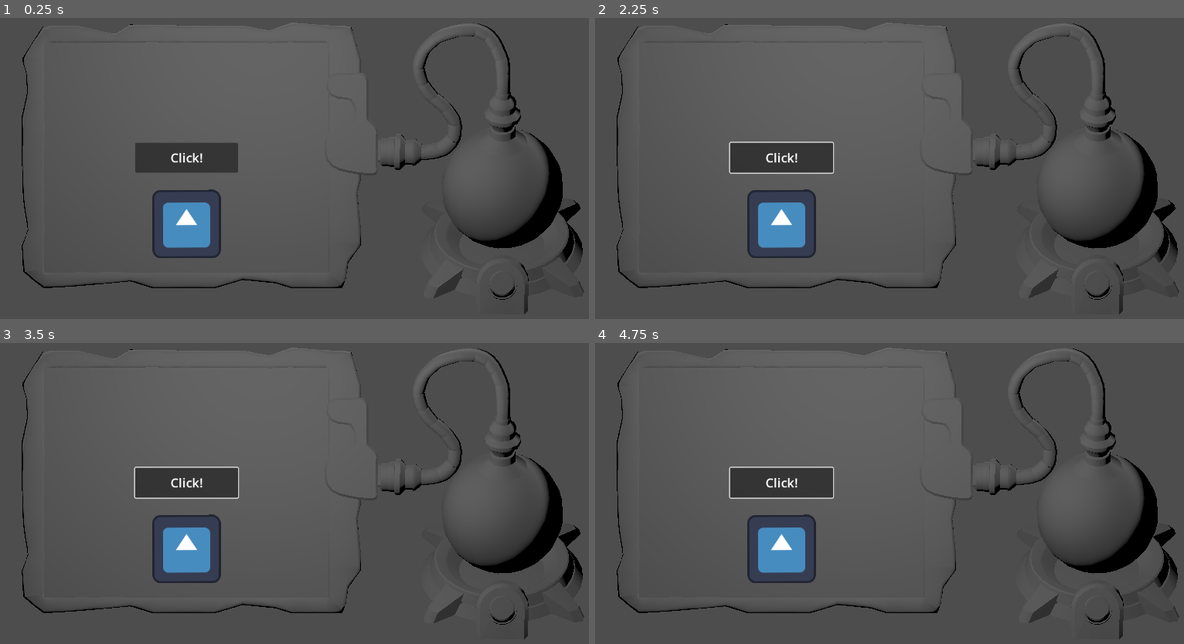
Above: before the commit, frames 1-4 (two rows, left to right).
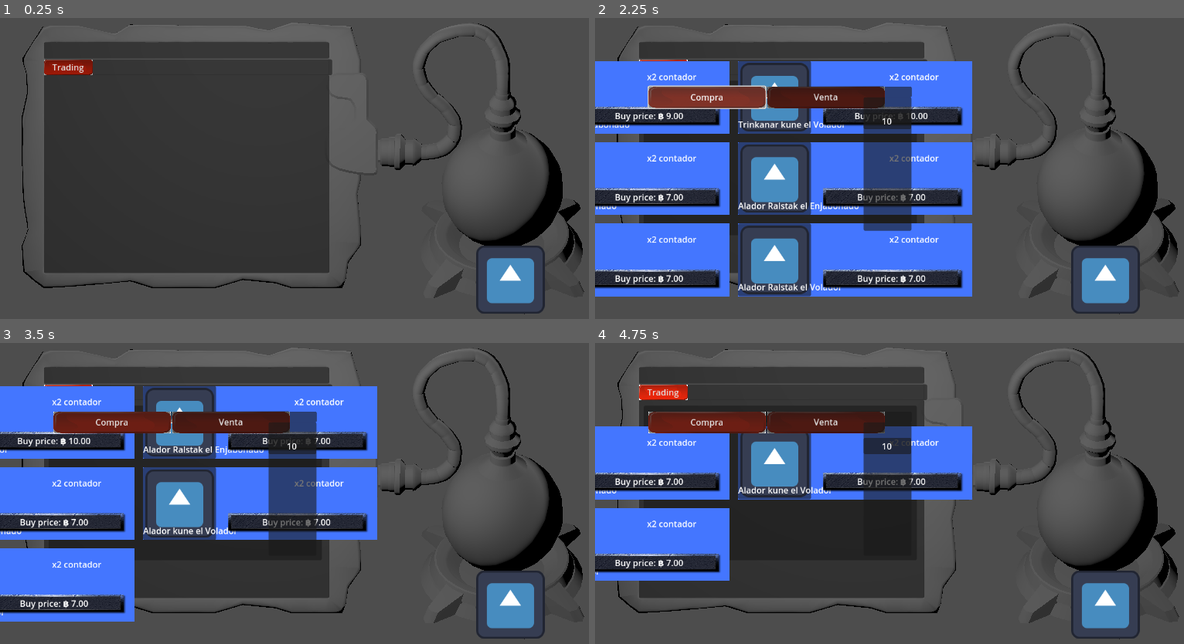
Above: after the commit, the same moments.

Repository: Chofitet/BubbleCoin
Game: Godot game, scene res://Scenes/Escenario/escenario.tscn
The game is run twice, just before and just after one commit, with the same random seed, the same clock (stepped at 60 frames per second) and the same inputs. The engine's default icon, where the game draws it, is replaced by a stand-in: a white triangle on a blue panel in a dark square.
Inputs (mouse positions are in pixels of both pictures, inside the frame that each line leads up to):
- Up to frame 1 (0.25 s): no input
- Up to frame 2 (2.25 s): click (783, 156) at 0.5 s, where only the run before the commit has a clickable "Click!"; click (665, 66) at 1.25 s, where only the run after the commit has a clickable "Trading"; click (706, 99) at 2 s, where only the run after the commit has a clickable "Compra"
- Up to frame 3 (3.5 s): click (53, 442) at 2.75 s, where only the run after the commit has a clickable "Buy price: ฿ 9.00"
- Up to frame 4 (4.75 s): click (648, 442) at 3.5 s, where only the run after the commit has a clickable "Buy price: ฿ 10.00"; click (648, 481) at 4.25 s, where only the run after the commit has a clickable "Buy price: ฿ 7.00"

The runs differ from the first frame. In frame 1, 37% of the frame differs, in the area x 7-93%, y 7-99%; in frame 2, 52%, in the area x 0-93%, y 7-99%; in frame 3, 48%; in frame 4, 43%.

Commit message:
escenario fixed

Diff:
--- a/bubblecoin/Scenes/Escenario/escenario.tscn
+++ b/bubblecoin/Scenes/Escenario/escenario.tscn
@@ -1,9 +1,10 @@
-[gd_scene load_steps=5 format=3 uid="uid://dt0y60jg4xl4n"]
+[gd_scene load_steps=6 format=3 uid="uid://twbqfw2t33fc"]
 
 [ext_resource type="PackedScene" uid="uid://c67qgy87faygx" path="res://Models/dispositivo_low.fbx" id="1_u5wgd"]
-[ext_resource type="PackedScene" uid="uid://c2qsixqmh4b60" path="res://Scenes/Escenario/test_3dgui.tscn" id="2_be5tl"]
+[ext_resource type="PackedScene" path="res://Scenes/Escenario/test_3dgui.tscn" id="2_be5tl"]
 [ext_resource type="PackedScene" uid="uid://65w1bax7wqlj" path="res://Scenes/Web_Window/web_window.tscn" id="3_eqm8y"]
 [ext_resource type="Texture2D" uid="uid://drgbcysfs5kii" path="res://Scenes/Escenario/CapturaEscenario.png" id="3_kyd6h"]
+[ext_resource type="PackedScene" uid="uid://b8tlqr6cl0jac" path="res://Scenes/Contador/Clicker/clicker.tscn" id="5_wa8sw"]
 
 [node name="Escenario" type="Node3D"]
 
@@ -43,21 +44,35 @@
 
 [node name="Pantalla" type="Control" parent="Control"]
 layout_mode = 1
-anchors_preset = 8
-anchor_left = 0.5
-anchor_top = 0.5
-anchor_right = 0.5
-anchor_bottom = 0.5
-offset_left = -494.0
-offset_top = -208.0
-offset_right = 38.0
-offset_bottom = 224.0
+anchor_left = 0.071
+anchor_top = 0.179
+anchor_right = 0.533
+anchor_bottom = 0.846
+offset_left = 0.208
+offset_top = 0.00799561
+offset_right = -0.0160522
+offset_bottom = -0.208008
 grow_horizontal = 2
 grow_vertical = 2
 
 [node name="Web_Window" parent="Control/Pantalla" instance=ExtResource("3_eqm8y")]
+layout_mode = 1
+anchors_preset = -1
+
+[node name="Test 3DGUI" parent="Control/Pantalla" instance=ExtResource("2_be5tl")]
 visible = false
 layout_mode = 1
 
-[node name="Test 3DGUI" parent="Control/Pantalla" instance=ExtResource("2_be5tl")]
-layout_mode = 1
+[node name="Control2" type="Control" parent="."]
+layout_mode = 3
+anchor_left = 0.825
+anchor_top = 0.869
+anchor_right = 0.825
+anchor_bottom = 0.869
+offset_left = -0.400024
+offset_top = -0.112
+offset_right = -0.400024
+offset_bottom = -0.112
+
+[node name="Clicker" parent="Control2" instance=ExtResource("5_wa8sw")]
+position = Vector2(2, -3)
--- a/bubblecoin/Scenes/Web_Window/Webs/Buy_web.tscn
+++ b/bubblecoin/Scenes/Web_Window/Webs/Buy_web.tscn
@@ -4,10 +4,9 @@
 
 [node name="Buy_Web" type="Control"]
 layout_mode = 3
-anchor_left = 0.017
 anchor_right = 1.0
 anchor_bottom = 0.997
-offset_left = -21.584
+offset_left = -2.0
 offset_top = -2.0
 offset_bottom = -0.0560303
 grow_horizontal = 2
--- a/bubblecoin/Scenes/Web_Window/Webs/Sell_web.tscn
+++ b/bubblecoin/Scenes/Web_Window/Webs/Sell_web.tscn
@@ -4,11 +4,14 @@
 
 [node name="Sell_Web" type="Control"]
 layout_mode = 3
-anchors_preset = 0
-offset_left = 20.0
-offset_top = 20.0
-offset_right = 1084.0
-offset_bottom = 485.0
+anchor_left = 0.017
+anchor_top = 0.031
+anchor_right = 0.941
+anchor_bottom = 0.748
+offset_left = 0.415998
+offset_top = -0.0880013
+offset_right = -0.0321045
+offset_bottom = 0.29599
 
 [node name="MarginContainer" type="MarginContainer" parent="."]
 layout_mode = 1
--- a/bubblecoin/Scenes/Web_Window/Webs/trade_web.tscn
+++ b/bubblecoin/Scenes/Web_Window/Webs/trade_web.tscn
@@ -8,13 +8,21 @@
 [ext_resource type="Script" path="res://Scenes/Web_Window/WebSpawner.gd" id="6_2p82q"]
 [ext_resource type="Script" path="res://Scenes/Web_Window/MarketManager.gd" id="7_suktn"]
 [ext_resource type="Resource" uid="uid://d2qmkpv5e2382" path="res://Resources/calidades/CalidadComunsub1.tres" id="8_j5c35"]
+[ext_resource type="Script" path="res://Scenes/Bubble/CalidadData.gd" id="8_th6xu"]
 [ext_resource type="Script" path="res://Scenes/RefreshBTN/refresh_btn.gd" id="9_nrrwf"]
 
 [node name="Trade_Web" type="Panel"]
-offset_left = 20.0
-offset_top = 20.0
-offset_right = 1124.0
-offset_bottom = 525.0
+anchors_preset = -1
+anchor_left = 0.017
+anchor_top = 0.031
+anchor_right = 0.976
+anchor_bottom = 0.81
+offset_left = 0.415998
+offset_top = -0.0880013
+offset_right = -0.352051
+offset_bottom = 0.119934
+grow_horizontal = 2
+grow_vertical = 2
 
 [node name="WebConteiner" type="Panel" parent="."]
 self_modulate = Color(1, 1, 1, 0)
@@ -32,10 +40,14 @@
 
 [node name="Tabs" type="Panel" parent="."]
 layout_mode = 2
-offset_left = 20.0
-offset_top = 20.0
-offset_right = 1084.0
-offset_bottom = 55.0
+anchor_left = 0.018
+anchor_top = 0.04
+anchor_right = 0.982
+anchor_bottom = 0.109
+offset_left = 0.127998
+offset_top = -0.200001
+offset_right = -0.128052
+offset_bottom = -0.045002
 
 [node name="HBoxContainer" type="HBoxContainer" parent="Tabs"]
 layout_mode = 0
@@ -83,49 +95,50 @@
 
 [node name="MarketManager" type="Node" parent="."]
 script = ExtResource("7_suktn")
+CalidadesBubble = Array[ExtResource("8_th6xu")]([ExtResource("8_j5c35"), ExtResource("8_j5c35"), ExtResource("8_j5c35"), ExtResource("8_j5c35"), ExtResource("8_j5c35"), ExtResource("8_j5c35"), ExtResource("8_j5c35"), ExtResource("8_j5c35"), ExtResource("8_j5c35")])
 ComunCalidad = ExtResource("8_j5c35")
 
 [node name="RigthPanel" type="Panel" parent="."]
 layout_mode = 1
-anchors_preset = 6
-anchor_left = 1.0
-anchor_top = 0.5
-anchor_right = 1.0
-anchor_bottom = 0.5
-offset_left = -217.0
-offset_top = -198.5
-offset_right = -23.0
-offset_bottom = 237.5
+anchors_preset = -1
+anchor_left = 0.803
+anchor_top = 0.107
+anchor_right = 0.979
+anchor_bottom = 0.97
+offset_left = 0.487976
+offset_top = -0.0350037
+offset_right = 0.18396
+offset_bottom = 0.149994
 grow_horizontal = 0
 grow_vertical = 2
 
 [node name="RefresBtn" type="Button" parent="RigthPanel"]
 layout_mode = 1
-anchors_preset = 5
-anchor_left = 0.5
-anchor_right = 0.5
-offset_left = -96.0
+anchors_preset = -1
+anchor_left = 0.005
+anchor_right = 1.0
+anchor_bottom = 0.239
+offset_left = 0.0299999
 offset_top = 29.0
-offset_right = 97.0
-offset_bottom = 104.0
+offset_bottom = -0.204002
 grow_horizontal = 2
 script = ExtResource("9_nrrwf")
 web = ExtResource("4_oqvlr")
 
 [node name="Label" type="Label" parent="RigthPanel/RefresBtn"]
 layout_mode = 1
-anchors_preset = 8
-anchor_left = 0.5
-anchor_top = 0.5
-anchor_right = 0.5
-anchor_bottom = 0.5
-offset_left = -69.5
-offset_top = -19.5
-offset_right = 69.5
-offset_bottom = 19.5
+anchors_preset = -1
+anchor_right = 1.0
+anchor_bottom = 1.0
+offset_left = 27.0
+offset_top = 18.0
+offset_right = -27.0
+offset_bottom = -18.0
 grow_horizontal = 2
 grow_vertical = 2
 text = "10"
+horizontal_alignment = 1
+vertical_alignment = 1
 
 [connection signal="OpenTab" from="Tabs/HBoxContainer" to="WebConteiner" method="SetWebWindow"]
 [connection signal="pressed" from="RigthPanel/RefresBtn" to="MarketManager" method="CompleteWithRandomBubbles"]
--- a/bubblecoin/Scenes/Web_Window/web_window.tscn
+++ b/bubblecoin/Scenes/Web_Window/web_window.tscn
@@ -17,11 +17,9 @@
 [node name="HigthBar" type="Panel" parent="."]
 layout_mode = 1
 anchors_preset = -1
-anchor_left = 0.5
-anchor_right = 0.5
-offset_left = -576.0
-offset_right = 576.0
-offset_bottom = 46.0
+anchor_right = 1.0
+anchor_bottom = 0.071
+offset_bottom = -0.00800323
 grow_horizontal = 2
 
 [node name="Tab_Bar" type="Panel" parent="."]
@@ -114,14 +112,10 @@
 [node name="Web_Conteiner" type="Panel" parent="."]
 layout_mode = 1
 anchors_preset = -1
-anchor_left = 0.5
 anchor_top = 0.142
-anchor_right = 0.5
-anchor_bottom = 0.142
-offset_left = -576.0
+anchor_right = 1.0
+anchor_bottom = 1.0
 offset_top = -0.0160065
-offset_right = 576.0
-offset_bottom = 555.984
 grow_horizontal = 2
 grow_vertical = 2
 script = ExtResource("4_cnpws")
Not shown: 1 places in bubblecoin/Scenes/Web_Window/Webs/trade_web.tscn that only renumber resources
